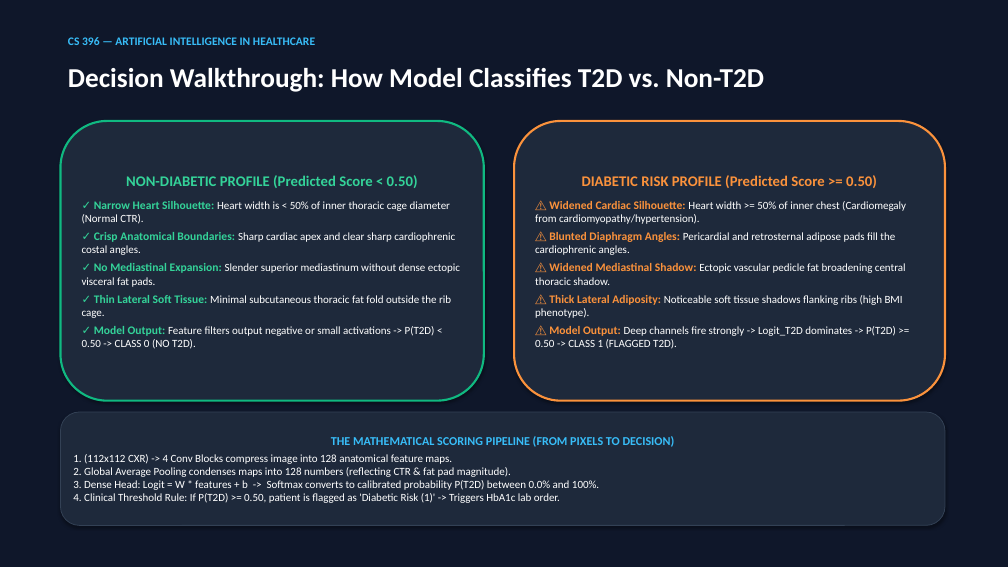
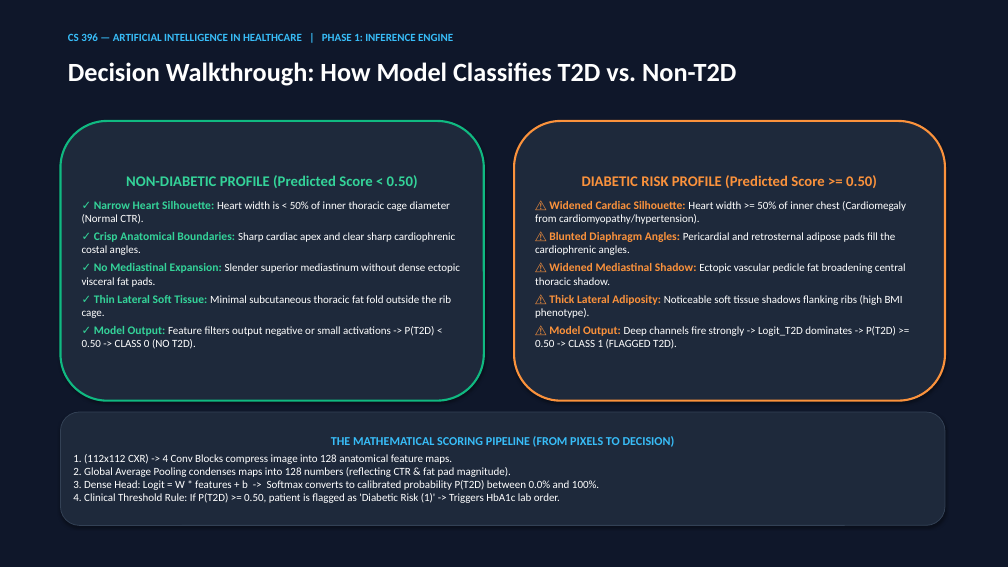
Before and after one commit to UnusualGelo/Oppurtunistic_Detection_of_Type_II_Diabetes, a slide deck: slide 4 of malek_and_angelo/malek/Malek_T2D_CNN_Presentation.pptx (slide 3 before the commit). Drawn at 1008x567 pixels with LibreOffice and Linux fonts; fonts in the diff are those of the drawing. Boxes give left, top, right and bottom in pixels: in the first picture for what was removed or moved away, otherwise in the second. Text is boxed around its words. In the diff, an @@ line names an element or a change of style, - is before the commit and + after.

Commit message:
feat(slides): add 5-phase experimental progress roadmap and phase milestone headers across all 11 slides

```diff
--- a/malek_and_angelo/malek/Malek_T2D_CNN_Presentation.pptx
+++ b/malek_and_angelo/malek/Malek_T2D_CNN_Presentation.pptx
@@ text "Decision Walkthrough: How Model Classifies ..." at [68, 62, 736, 86]: size 26 to 25 pt @@
@@ text at [68, 33, 453, 41]: text changed; size 11 to 10.5 pt @@
-CS 396 — ARTIFICIAL INTELLIGENCE IN HEALTHCARE
+CS 396 — ARTIFICIAL INTELLIGENCE IN HEALTHCARE | PHASE 1: INFERENCE ENGINE
```
Also in this commit, not shown: 8 other slides changed, 2 slides added, 1 slide removed, 1 other file.
